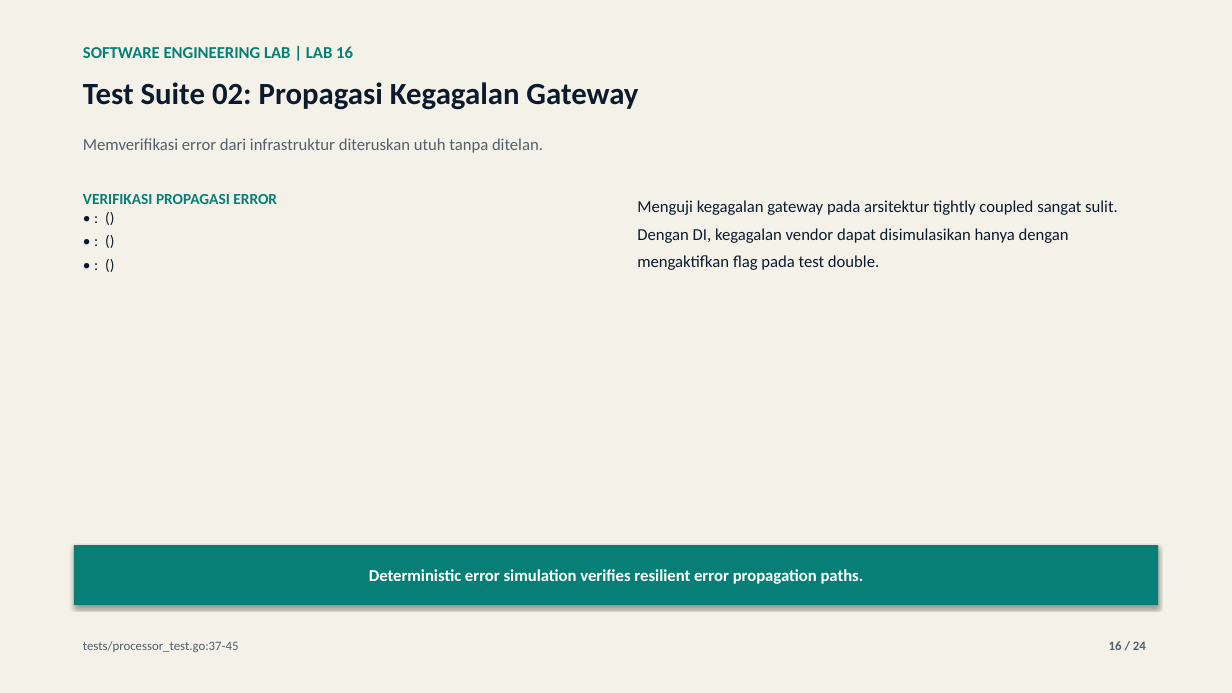
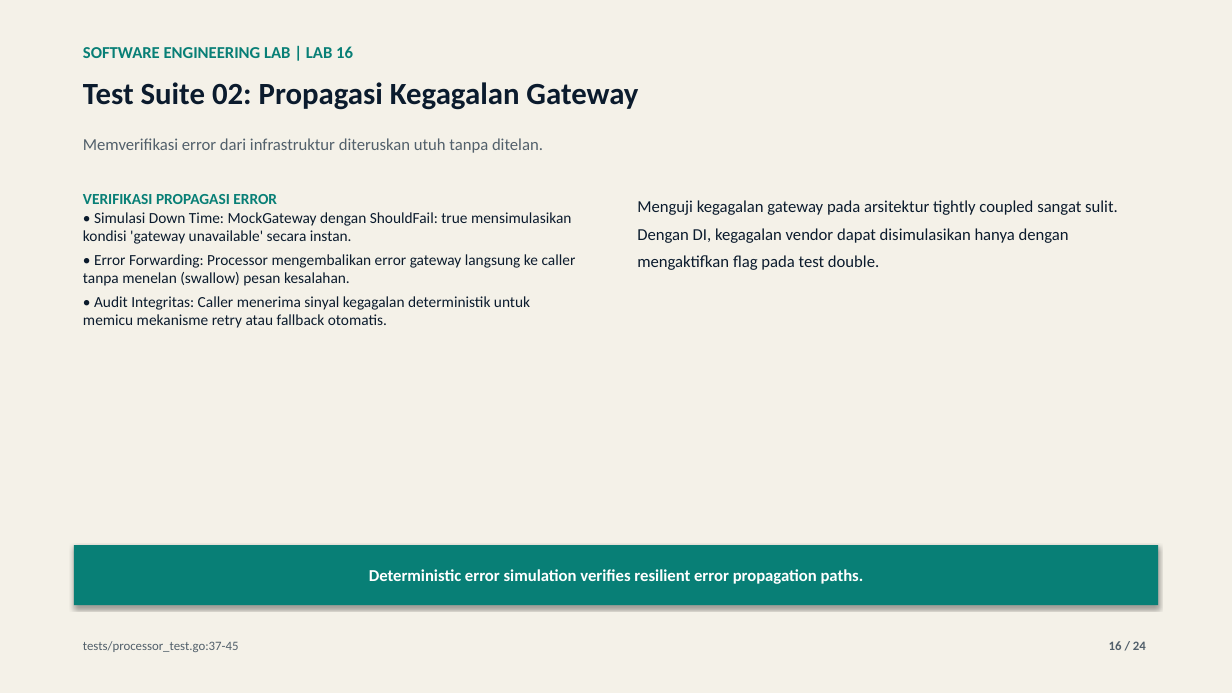
Before and after one commit to lukman-ss/software-engineering-lab, a slide deck: slide 16 of labs/16-dependency-injection/result/linkedin/lab-16-dependency-injection-carousel.pptx. Drawn at 1232x693 pixels with LibreOffice and Linux fonts; fonts in the diff are those of the drawing. Boxes give left, top, right and bottom in pixels: in the first picture for what was removed or moved away, otherwise in the second. Text is boxed around its words. In the diff, an @@ line names an element or a change of style, - is before the commit and + after.

Commit message:
docs: update content audit report, verdict, and generated dev.to and LinkedIn deliverables for lab 16 dependency injection

```diff
--- a/labs/16-dependency-injection/result/linkedin/lab-16-dependency-injection-carousel.pptx
+++ b/labs/16-dependency-injection/result/linkedin/lab-16-dependency-injection-carousel.pptx
@@ text at <box>83,212,576,328</box>: text changed @@
-• : ()
-• : ()
-• : ()
+• Simulasi Down Time: MockGateway dengan ShouldFail: true mensimulasikan kondisi 'gateway unavailable' secara instan.
+• Error Forwarding: Processor mengembalikan error gateway langsung ke caller tanpa menelan (swallow) pesan kesalahan.
+• Audit Integritas: Caller menerima sinyal kegagalan deterministik untuk memicu mekanisme retry atau fallback otomatis.
```
Also in this commit, not shown: 9 other slides changed, 4 other files.
